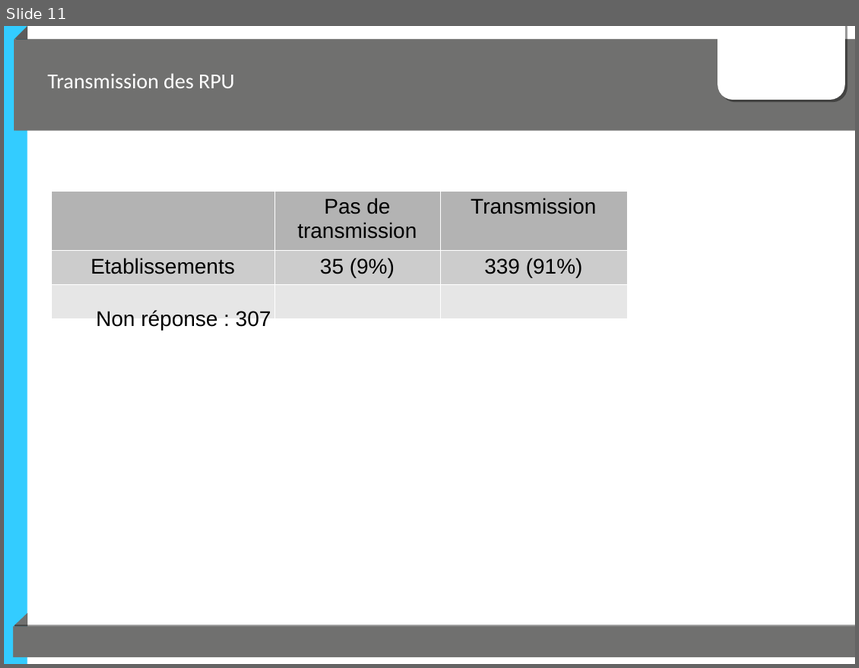
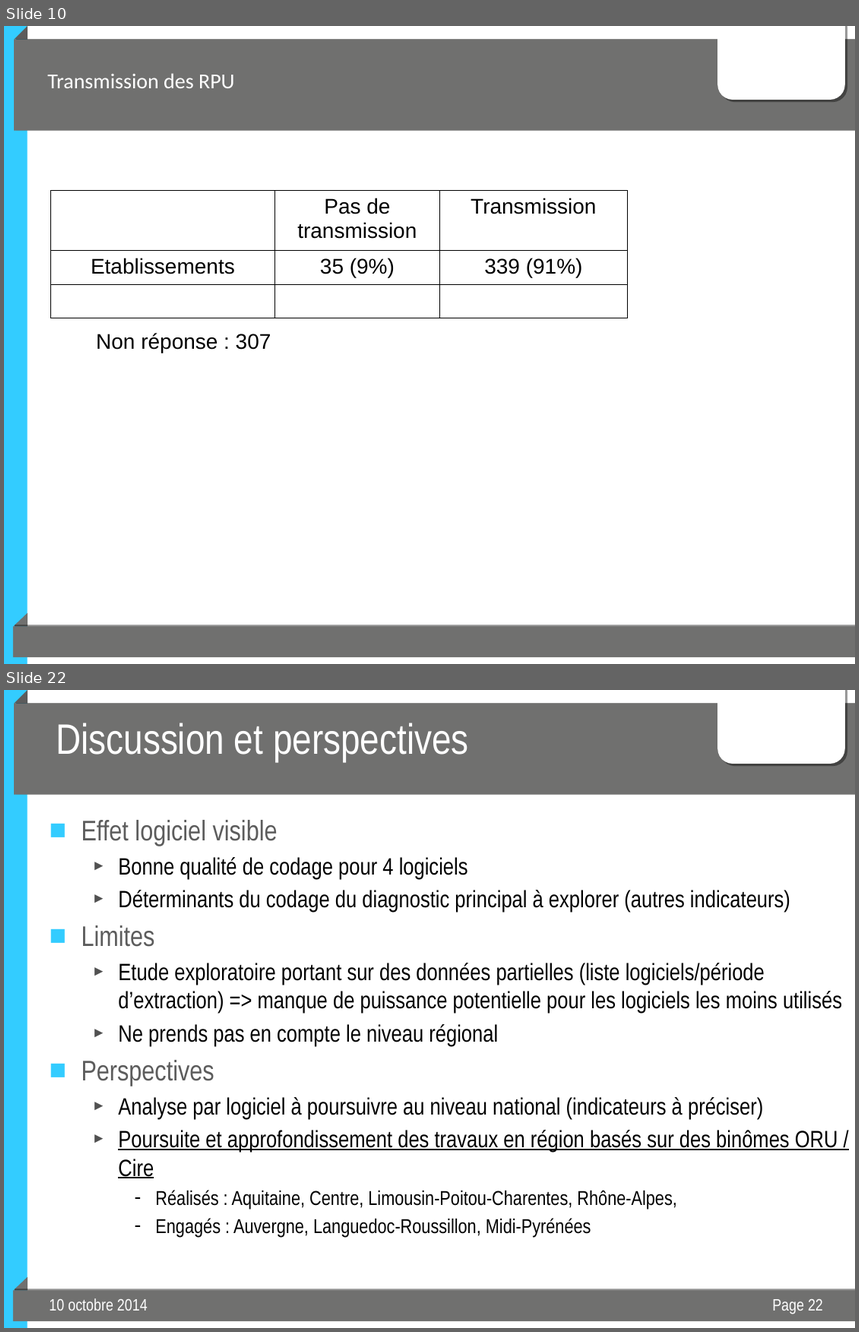
Before and after one commit to jcrb/InformatisationSU, a slide deck: Presentation/Logiciels_RPU_Oct2014.odp. Shown one above the other, each under a label of ours: slide 11 before the commit, slides 10 and 22 after it; the slides between them are not shown. The pictures are 859x668 and 859x1332 pixels, drawn with LibreOffice and Linux fonts; fonts in the diff are those of the drawing; background and template pictures are left out. Boxes give left, top, right and bottom in pixels: in the first picture for what was removed or moved away, otherwise in the second. Text is boxed around its words. In the diff, an @@ line names an element or a change of style, - is before the commit and + after.

```diff
--- a/Presentation/Logiciels_RPU_Oct2014.odp
+++ b/Presentation/Logiciels_RPU_Oct2014.odp
@@ slide 22 added at [4,690,855,1328], background #FFFFFF; not listed: 6 template elements that a slide beside it also shows @@
@@ title added at [56,723,469,761], 36 pt, text #FFFFFF @@
+Discussion et perspectives
@@ text added at [82,820,842,1237], 20 pt, text #000000 @@
+■ Effet logiciel visible
+  ► Bonne qualité de codage pour 4 logiciels
+  ► Déterminants du codage du diagnostic principal à explorer (autres indicateurs)
+■ Limites
+  ► Etude exploratoire portant sur des données partielles (liste logiciels/période d’extraction) => manque de puissance potentielle pour les logiciels les moins utilisés
+  ► Ne prends pas en compte le niveau régional
+■ Perspectives
+  ► Analyse par logiciel à poursuivre au niveau national (indicateurs à préciser)
+  ► Poursuite et approfondissement des travaux en région basés sur des binômes ORU / Cire
+    – Réalisés : Aquitaine, Centre, Limousin-Poitou-Charentes, Rhône-Alpes,
+    – Engagés : Auvergne, Languedoc-Roussillon, Midi-Pyrénées
@@ text added at [49,1299,148,1311], 14 pt, text #FFFFFF @@
+10 octobre 2014
@@ page number added at [772,1300,823,1315], 14 pt, text #FFFFFF @@
+Page 22
@@ what was slide 11 is now slide 10 @@
@@ slide 10 changed as well @@
@@ table at [51,191,627,313] @@
@@ fill #B3B3B3 to none in 2 cells @@
@@ fill #CCCCCC to none in row 2 @@
@@ borders changed @@
@@ text "Non réponse : 307": place and size @@
-text "Non réponse : 307" at [96,310,272,330]
+text "Non réponse : 307" at [96,333,272,354]
```
Also in this commit, not shown: 11 other slides added, 1 slide removed, 4 other files.
